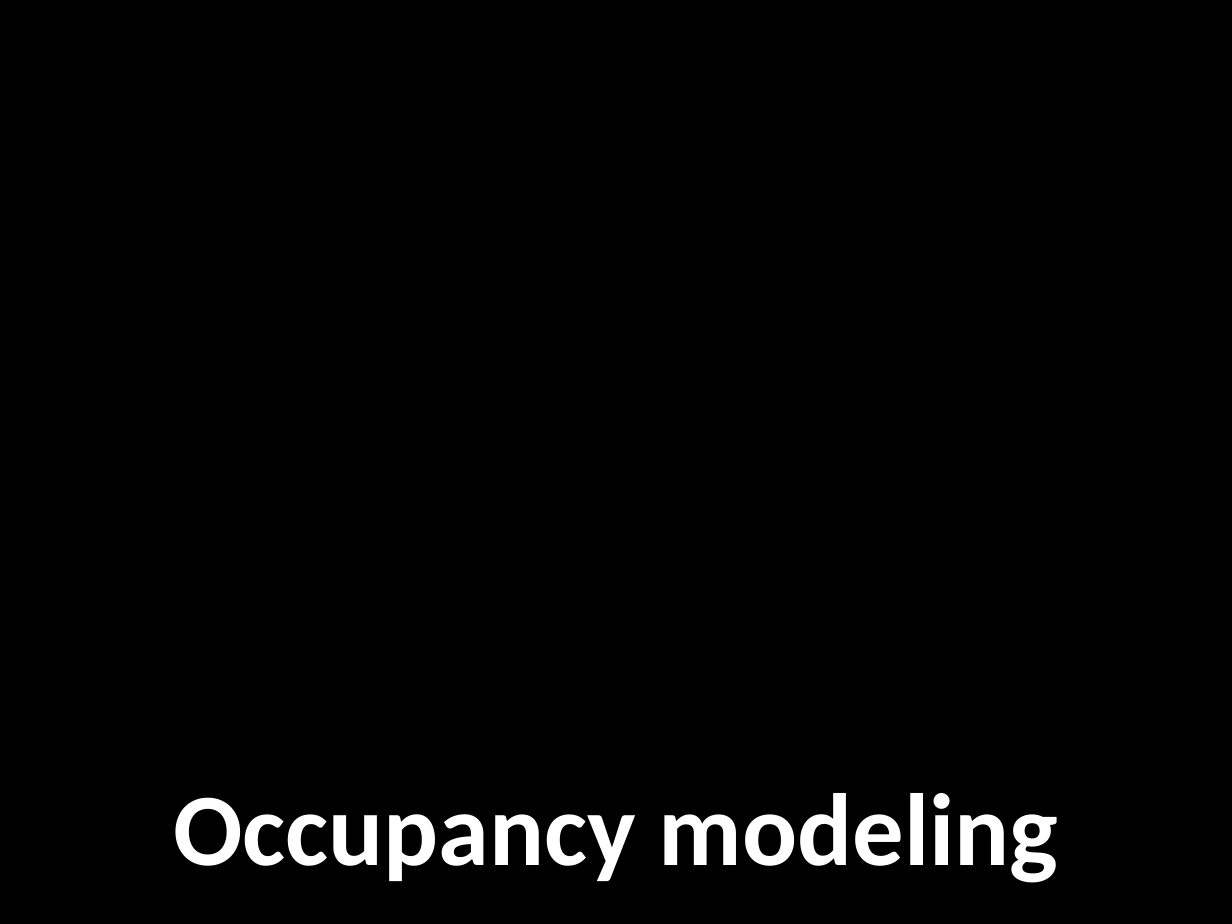
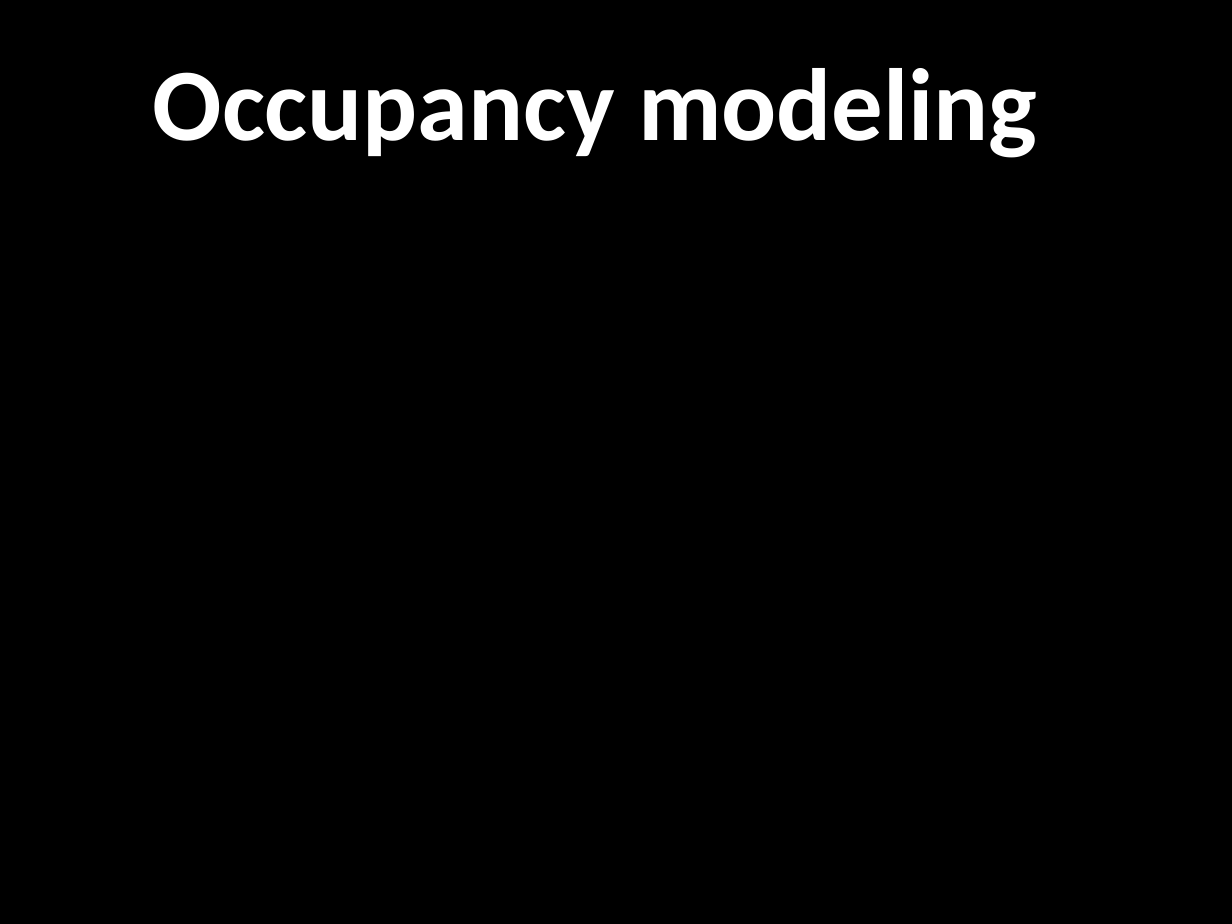
Before and after one commit to dvpopescu/KIZ-workshops, a slide deck: slide 1 of 1. occupancy and N-mixture/Occupancy lecture.pptx. Drawn at 1232x924 pixels with LibreOffice and Linux fonts; fonts in the diff are those of the drawing; background and template pictures are left out. Boxes give left, top, right and bottom in pixels: in the first picture for what was removed or moved away, otherwise in the second. Text is boxed around its words. In the diff, an @@ line names an element or a change of style, - is before the commit and + after.

```diff
--- a/1. occupancy and N-mixture/Occupancy lecture.pptx
+++ b/1. occupancy and N-mixture/Occupancy lecture.pptx
@@ title "Occupancy modeling": place and size @@
-title "Occupancy modeling" at [173,793,1058,883]
+title "Occupancy modeling" at [153,68,1037,158]
```
Also in this commit, not shown: 3 other files.
